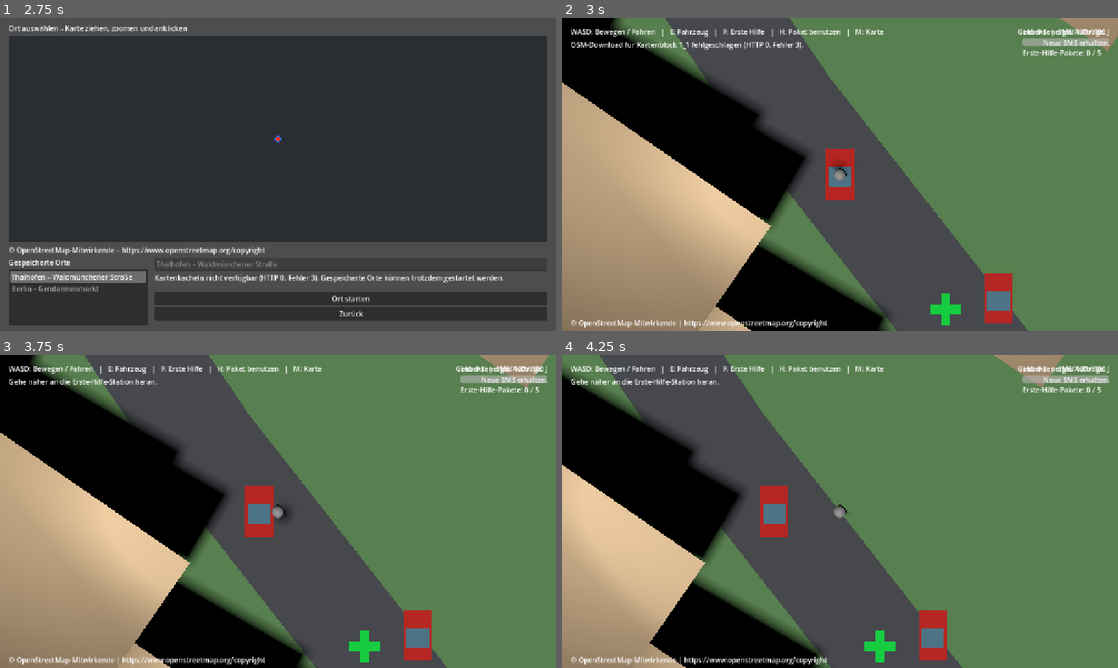
Above: before the commit, frames 1-4 (two rows, left to right).
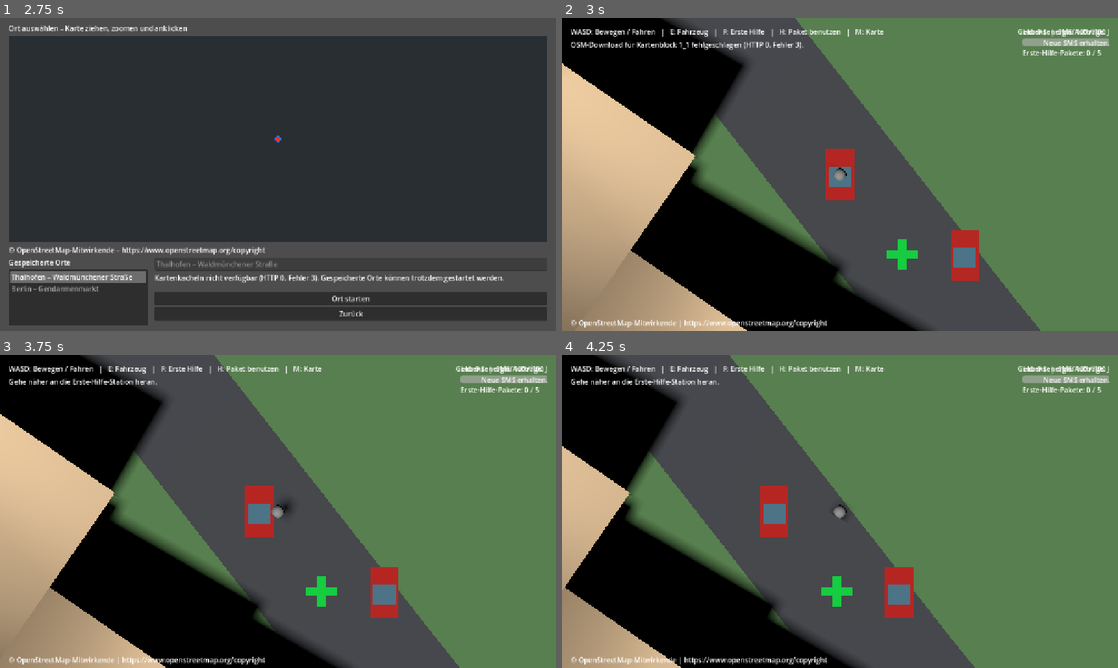
Above: after the commit, the same moments.

Repository: settstep/OpenCrime
Game: Godot game, scene res://scenes/menu.tscn
Two runs of this game, one before a commit and one after it. Both use one fixed random seed, a clock stepped at 60 frames per second and the inputs below.
Inputs (mouse positions are in pixels of both pictures, inside the frame that each line leads up to):
- Up to frame 1 (2.75 s): click "Spiel beitreten" at 0.5 s; click "Spiel beitreten" at 1.25 s; click "Einzelspieler" at 2 s
- Up to frame 2 (3 s): click "Ort starten" at 2.75 s
- Up to frame 3 (3.75 s): tap Enter at 3.5 s; move the mouse to (400, 495) at 3.52 s; hold D (move_right) from 3.53 s (still down); hold F (first_aid) from 3.53 s (still down); click (400, 495) at 3.67 s
- Up to frame 4 (4.25 s): keep holding D (move_right); keep holding F (first_aid)

Frame 1 is identical in both runs. In frame 2, 27% of the frame differs, in the area x 0-100%, y 0-100%; in frame 3, 24%; in frame 4, 22%.

Commit message:
updated bugs, todo and readme increased osm scale to 1.3

Diff:
--- a/project.godot
+++ b/project.godot
@@ -71,7 +71,7 @@
 
 [opencrime]
 
-osm/scale=1.1
+osm/scale=1.3
 osm/download_blocks=true
 osm/tile_url="https://tile.openstreetmap.org/{z}/{x}/{y}.png"
 osm/overpass_url="https://overpass-api.de/api/interpreter"
Not shown, added: BUGS.md
Not shown, changed: TODO.md
